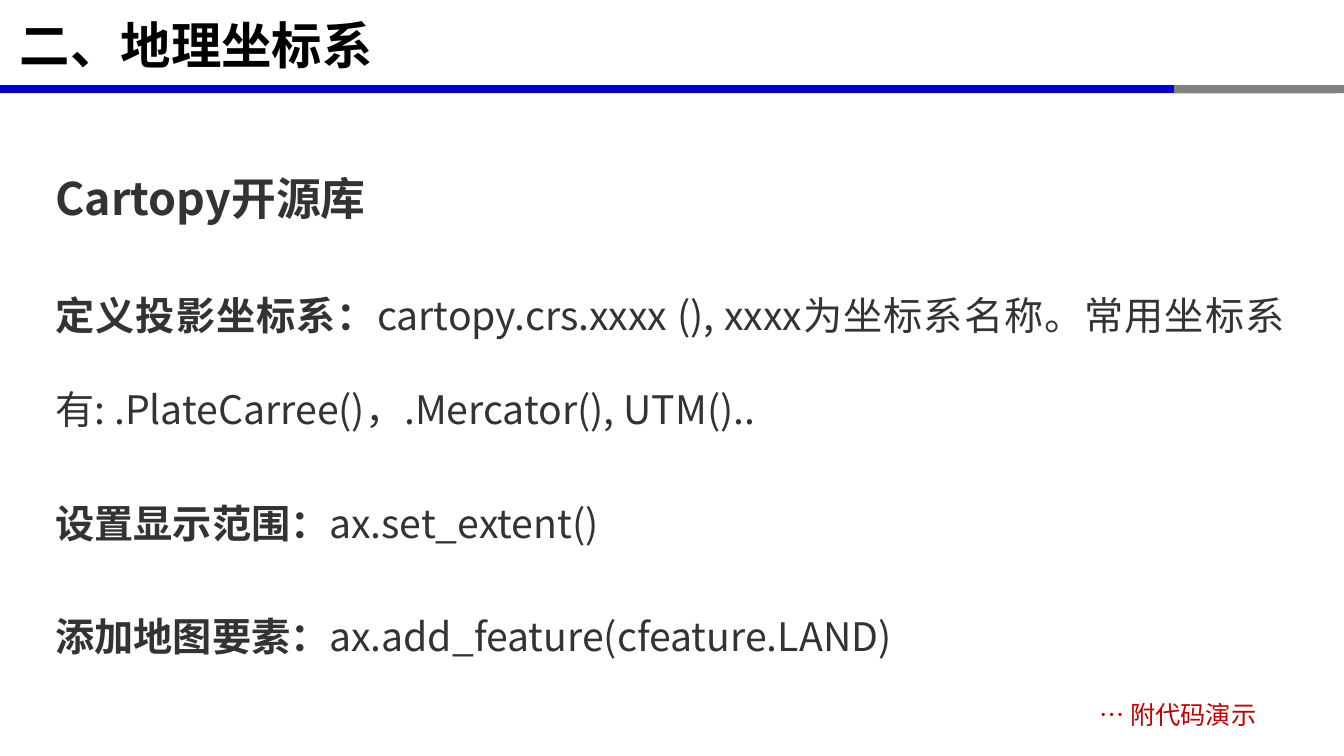
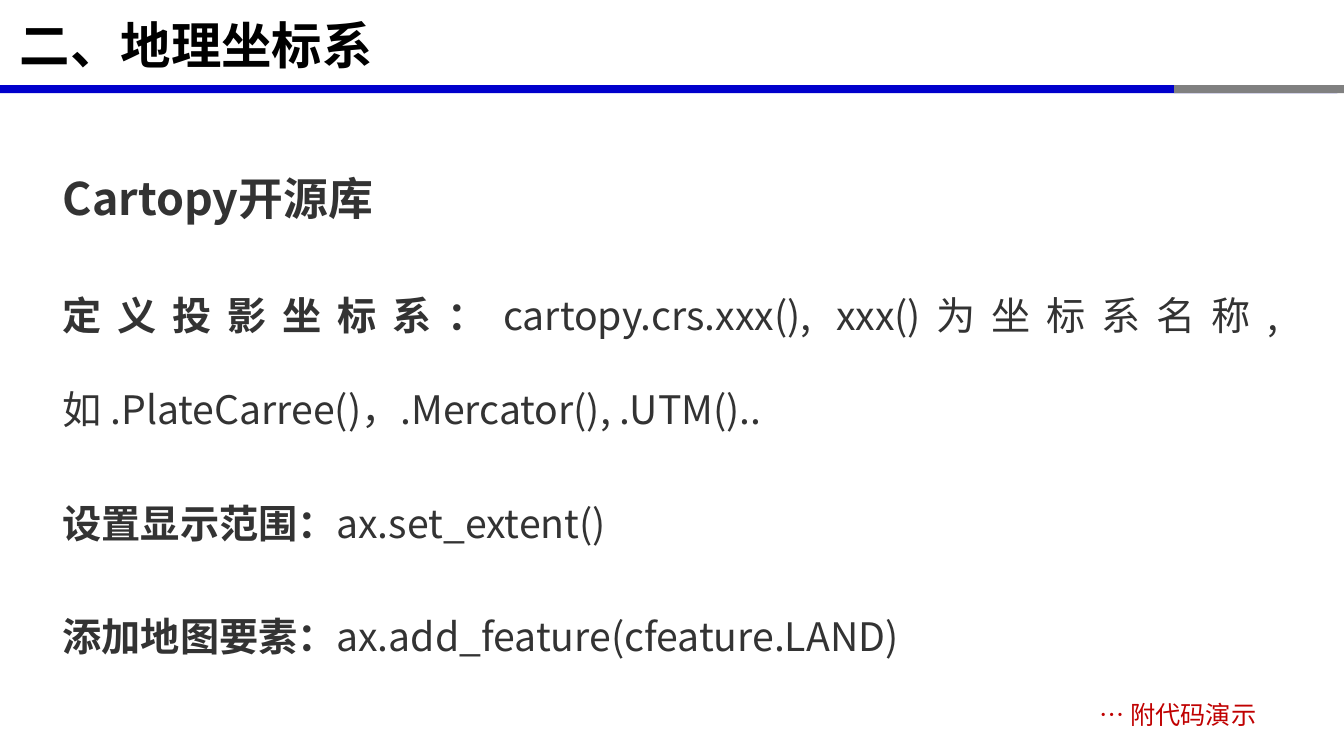
Before and after one commit to xinluo2018/spatial-data-processing, a slide deck: slide 11 of 第4章-空间参考与坐标转换/第2节-坐标转换及可视化.pptx. Drawn at 1344x756 pixels with LibreOffice and Linux fonts; fonts in the diff are those of the drawing. Boxes give left, top, right and bottom in pixels: in the first picture for what was removed or moved away, otherwise in the second. Text is boxed around its words. In the diff, an @@ line names an element or a change of style, - is before the commit and + after.

```diff
--- a/第4章-空间参考与坐标转换/第2节-坐标转换及可视化.pptx
+++ b/第4章-空间参考与坐标转换/第2节-坐标转换及可视化.pptx
@@ text "Cartopy开源库": place and size @@
-text "Cartopy开源库" at [55, 177, 1284, 659]
+text "Cartopy开源库" at [63, 177, 1251, 659]
@@ text at [63, 296, 1251, 432]: text changed @@
-定义投影坐标系：cartopy.crs.xxxx (), xxxx为坐标系名称。常用坐标系有: .PlateCarree()，.Mercator(), UTM()..
+定义投影坐标系：cartopy.crs.xxx(), xxx()为坐标系名称,如 .PlateCarree()，.Mercator(), .UTM()..
```
Also in this commit, not shown: 2 other slides changed, 26 other files.
